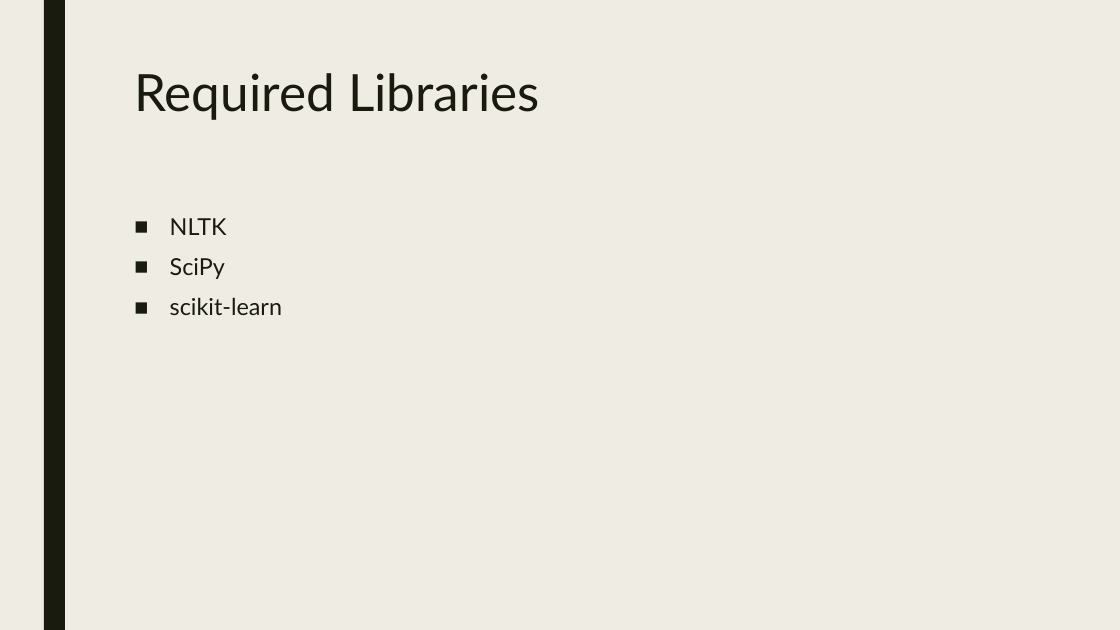
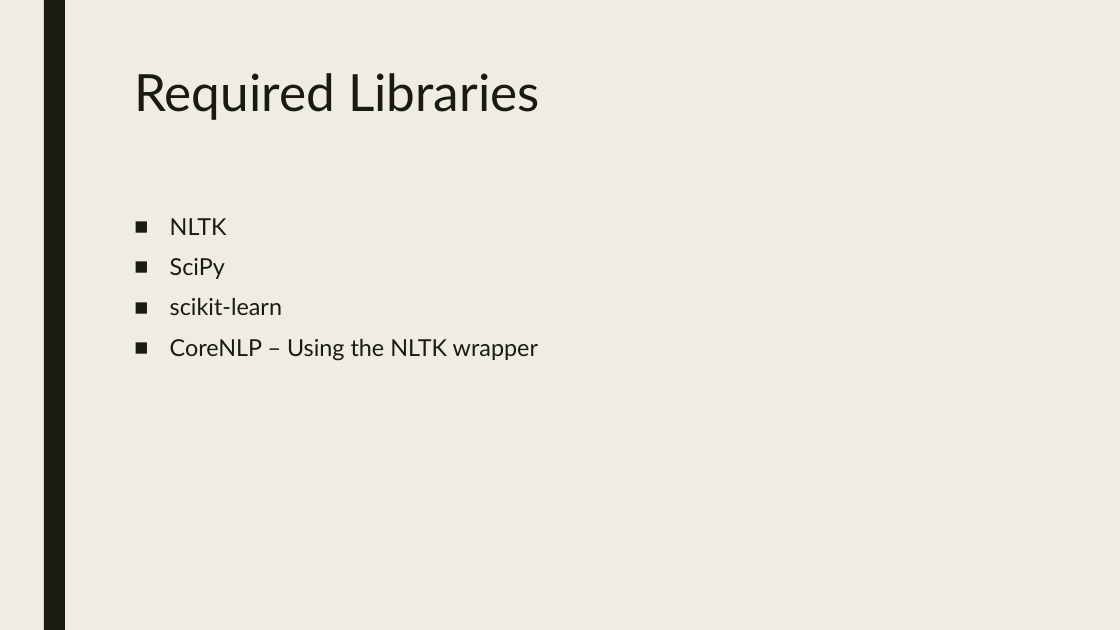
Before and after one commit to walker76-school/sentiment-analysis, a slide deck: slide 3 of presentation.pptx. Drawn at 1120x630 pixels with LibreOffice and Linux fonts; fonts in the diff are those of the drawing. Boxes give left, top, right and bottom in pixels: in the first picture for what was removed or moved away, otherwise in the second. Text is boxed around its words. In the diff, an @@ line names an element or a change of style, - is before the commit and + after.

```diff
--- a/presentation.pptx
+++ b/presentation.pptx
@@ text at (x1=170, y1=338, x2=538, y2=361): paragraph added @@
+■ CoreNLP – Using the NLTK wrapper
```
Also in this commit, not shown: 4 other slides changed.
